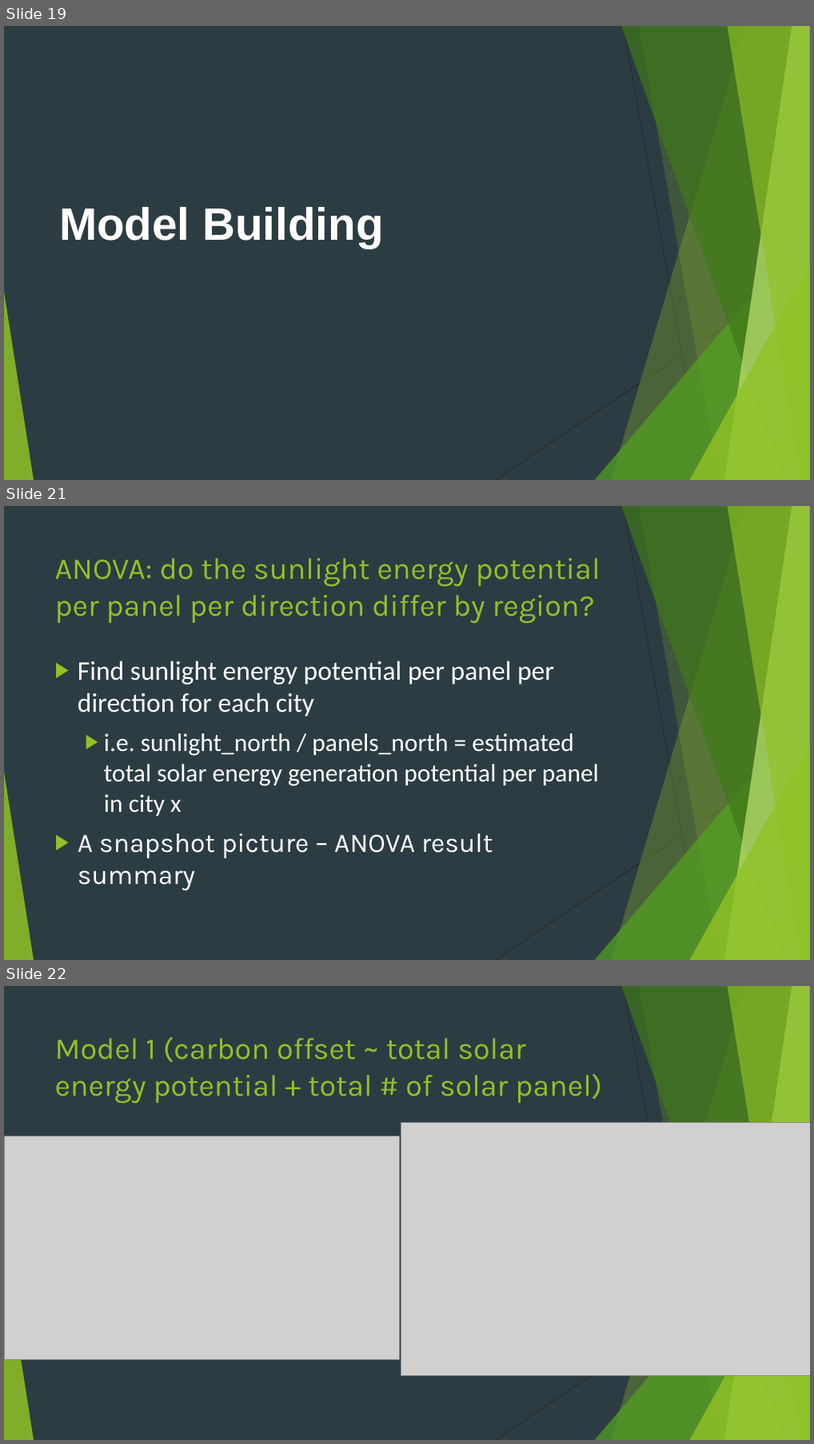
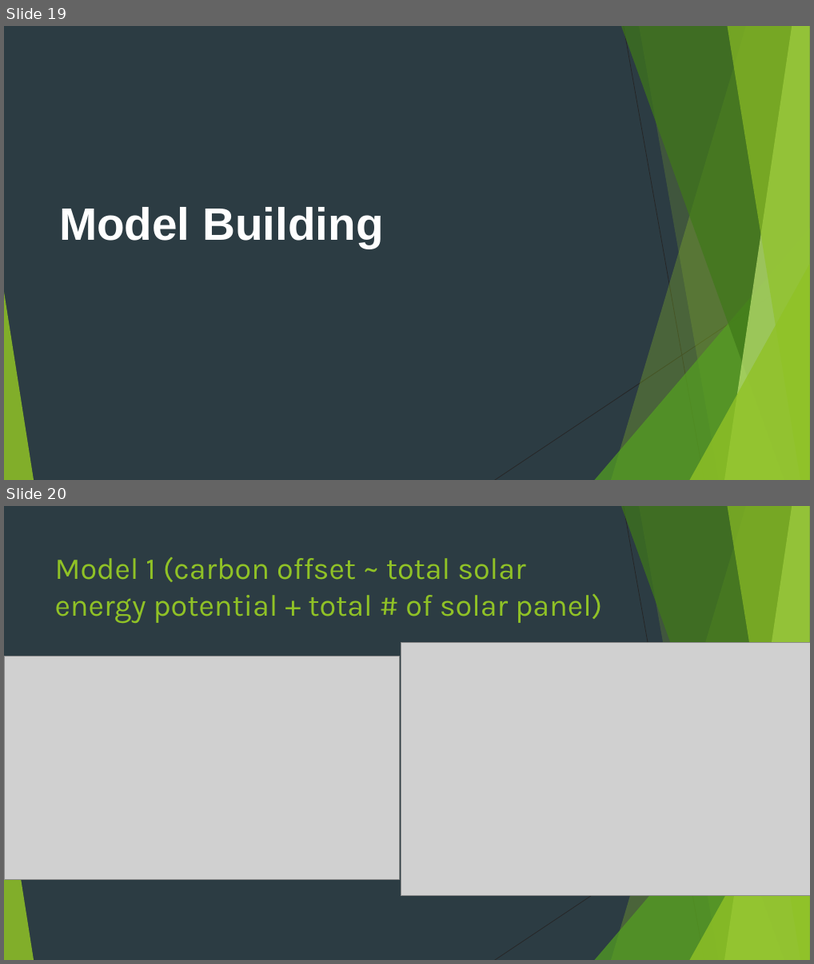
Before and after one commit to breardon7/6101-GroupProjects, a slide deck: 6101 Group Project New Version_Brad_3.20 v2.pptx. Shown one above the other, each under a label of ours: slides 19, 21 and 22 before the commit, slides 19 and 20 after it; the slides between them are not shown. The pictures are 814x1444 and 814x964 pixels, drawn with LibreOffice and Linux fonts; fonts in the diff are those of the drawing; grey boxes stand for pictures. Boxes give left, top, right and bottom in pixels: in the first picture for what was removed or moved away, otherwise in the second. Text is boxed around its words. In the diff, an @@ line names an element or a change of style, - is before the commit and + after.

Commit message:
Anova Model
Added anova model to rmd and ppt.

```diff
--- a/6101 Group Project New Version_Brad_3.20 v2.pptx
+++ b/6101 Group Project New Version_Brad_3.20 v2.pptx
@@ slide 21 removed at (4, 506, 810, 960), background #2C3C43; not listed: 10 template elements that a slide beside it also shows @@
@@ title removed at (55, 558, 601, 623) @@
-ANOVA: do the sunlight energy potential per panel per direction differ by region?
@@ text removed at (78, 660, 599, 890) @@
-▶ Find sunlight energy potential per panel per direction for each city
-  ▶ i.e. sunlight_north / panels_north = estimated total solar energy generation potential per panel in city x
-▶ A snapshot picture – ANOVA result summary
@@ what was slide 22 is now slide 20 @@
```
Also in this commit, not shown: 3 slides changed, 1 slide added, 1 other slide removed.
